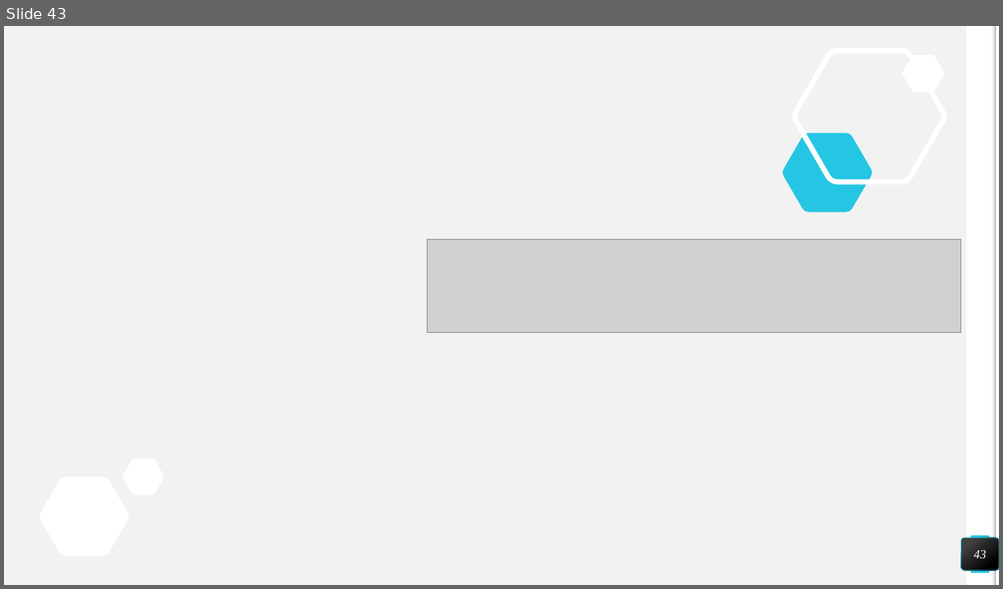
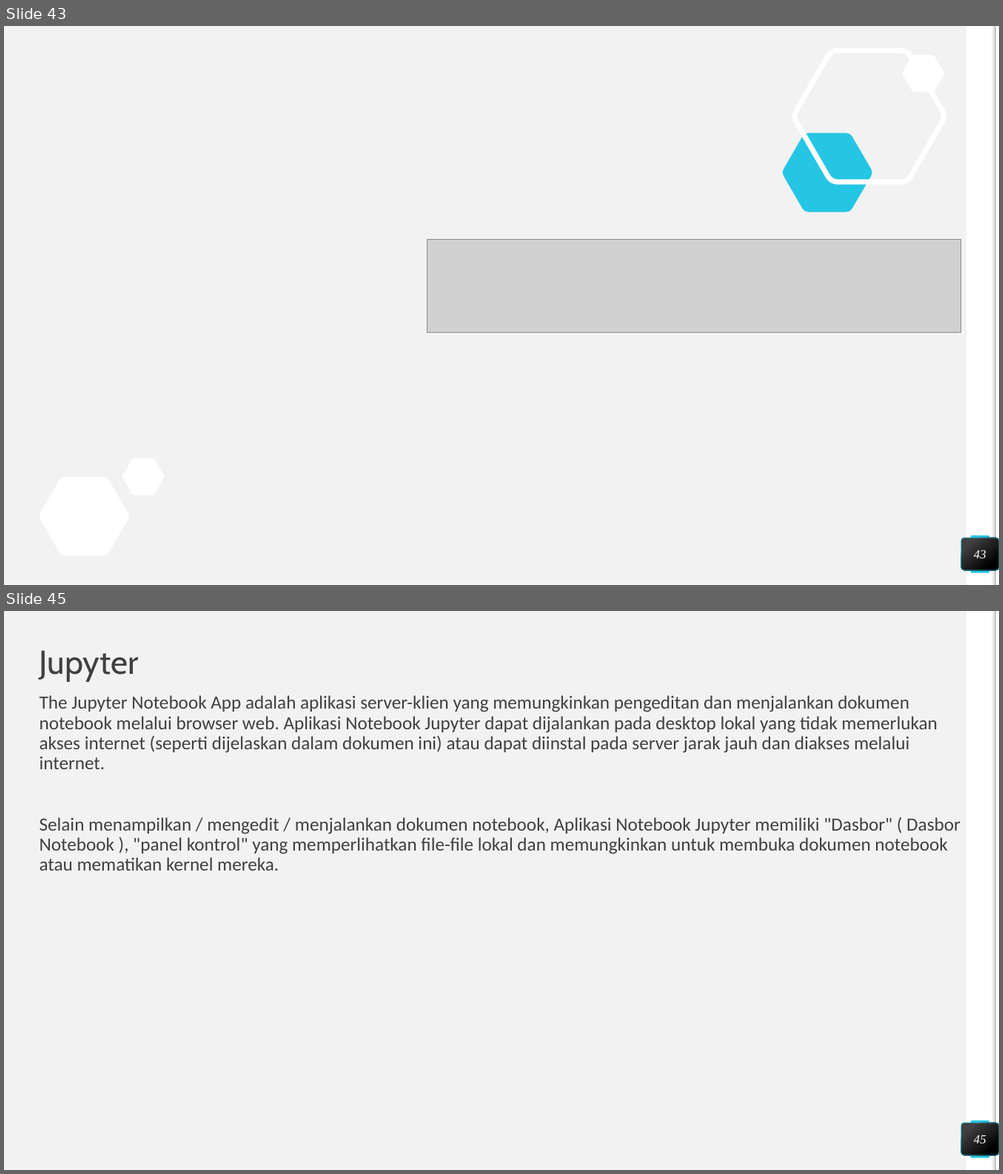
Before and after one commit to muammaradid/Pengantar-Deep-Learning, a slide deck: Tugas 1/54415319_Muammar Adid Prabowo_Tentang Python_4IA17.pptx. Shown one above the other, each under a label of ours: slide 43 before the commit, slides 43 and 45 after it; the slides between them are not shown. The pictures are 1003x589 and 1003x1174 pixels, drawn with LibreOffice and Linux fonts; fonts in the diff are those of the drawing; grey boxes stand for pictures. Boxes give left, top, right and bottom in pixels: in the first picture for what was removed or moved away, otherwise in the second. Text is boxed around its words. In the diff, an @@ line names an element or a change of style, - is before the commit and + after.

Commit message:
update

```diff
--- a/Tugas 1/54415319_Muammar Adid Prabowo_Tentang Python_4IA17.pptx
+++ b/Tugas 1/54415319_Muammar Adid Prabowo_Tentang Python_4IA17.pptx
@@ slide 45 added at <box>4,611,999,1170</box>, background #F2F2F2; not listed: 4 template elements that a slide beside it also shows @@
@@ title added at <box>40,650,139,682</box>, 32 pt, text #404040 @@
+Jupyter
@@ text added at <box>40,695,960,871</box>, 18 pt, text #404040 @@
+The Jupyter Notebook App adalah aplikasi server-klien yang memungkinkan pengeditan dan menjalankan dokumen notebook melalui browser web. Aplikasi Notebook Jupyter dapat dijalankan pada desktop lokal yang tidak memerlukan akses internet (seperti dijelaskan dalam dokumen ini) atau dapat diinstal pada server jarak jauh dan diakses melalui internet.
+Selain menampilkan / mengedit / menjalankan dokumen notebook, Aplikasi Notebook Jupyter memiliki "Dasbor" ( Dasbor Notebook ), "panel kontrol" yang memperlihatkan file-file lokal dan memungkinkan untuk membuka dokumen notebook atau mematikan kernel mereka.
@@ page number added at <box>962,1123,999,1156</box>, fill gradient #404040 to #000000, outline #25C6E3 0.5 pt, 12 pt, text #FFFFFF, italic @@
+45
```
Also in this commit, not shown: 15 other slides added.
